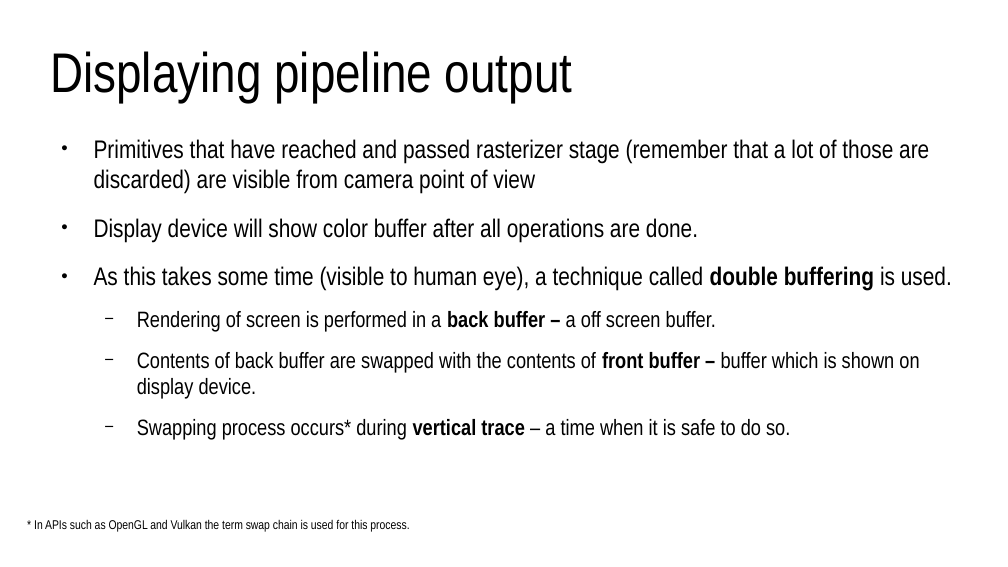
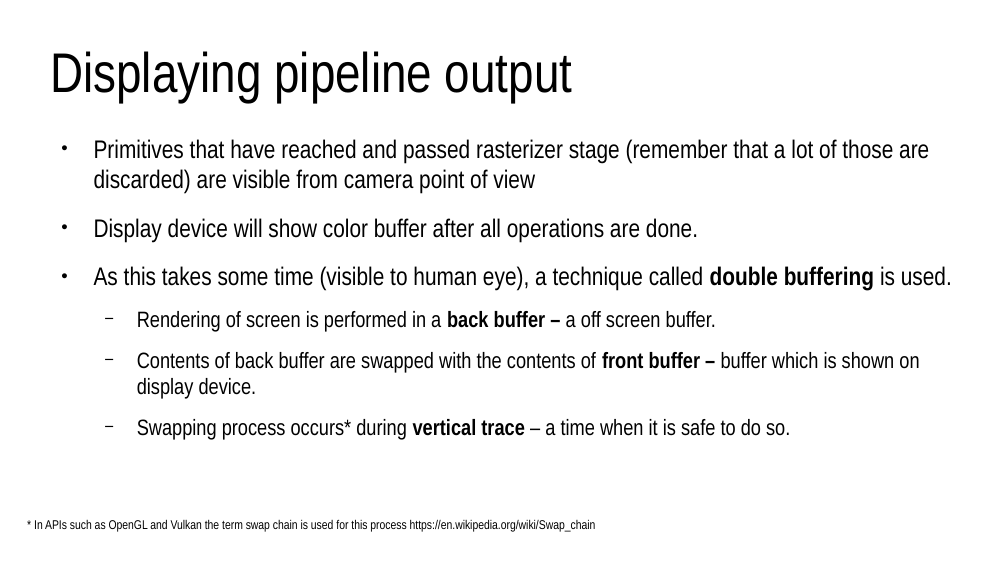
Before and after one commit to lorentzo/IntroductionToComputerGraphics, a slide deck: slide 40 of lectures/4_foundations_rendering/4_3_rasterization.odp (slide 38 before the commit). Drawn at 1008x567 pixels with LibreOffice and Linux fonts; fonts in the diff are those of the drawing. Boxes give left, top, right and bottom in pixels: in the first picture for what was removed or moved away, otherwise in the second. Text is boxed around its words. In the diff, an @@ line names an element or a change of style, - is before the commit and + after.

```diff
--- a/lectures/4_foundations_rendering/4_3_rasterization.odp
+++ b/lectures/4_foundations_rendering/4_3_rasterization.odp
@@ text at [34,519,596,531]: text changed @@
-* In APIs such as OpenGL and Vulkan the term swap chain is used for this process.
+* In APIs such as OpenGL and Vulkan the term swap chain is used for this process https://en.wikipedia.org/wiki/Swap_chain
```
Also in this commit, not shown: 3 other slides changed, 2 slides added, 3 other files.
